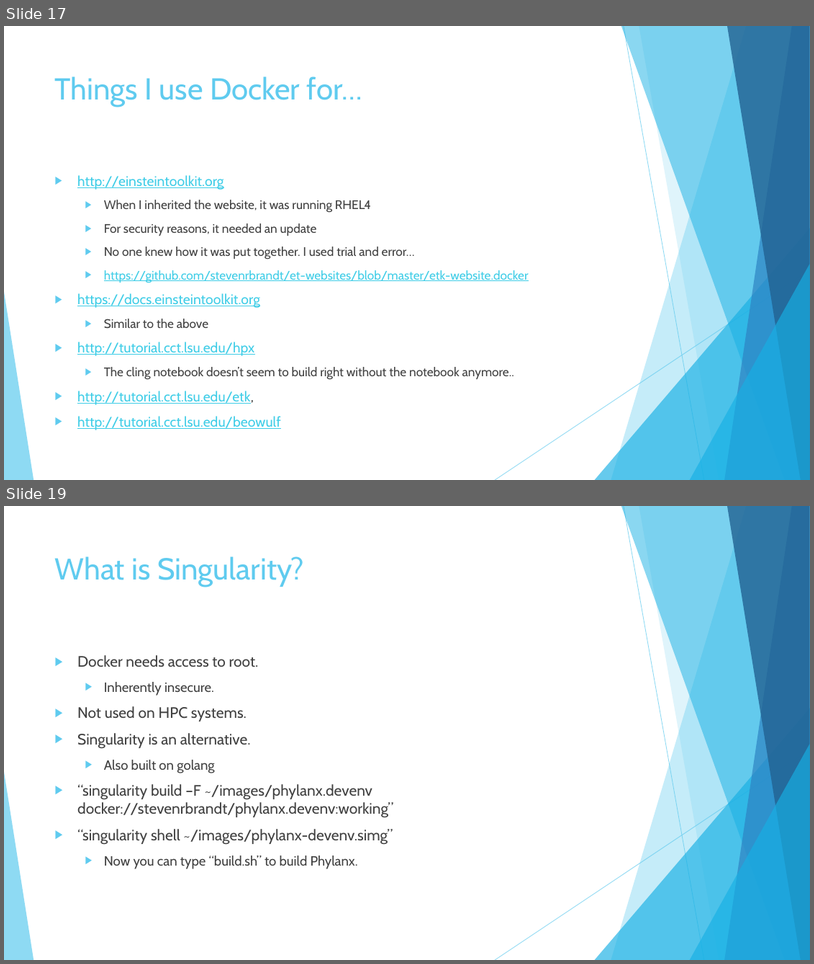
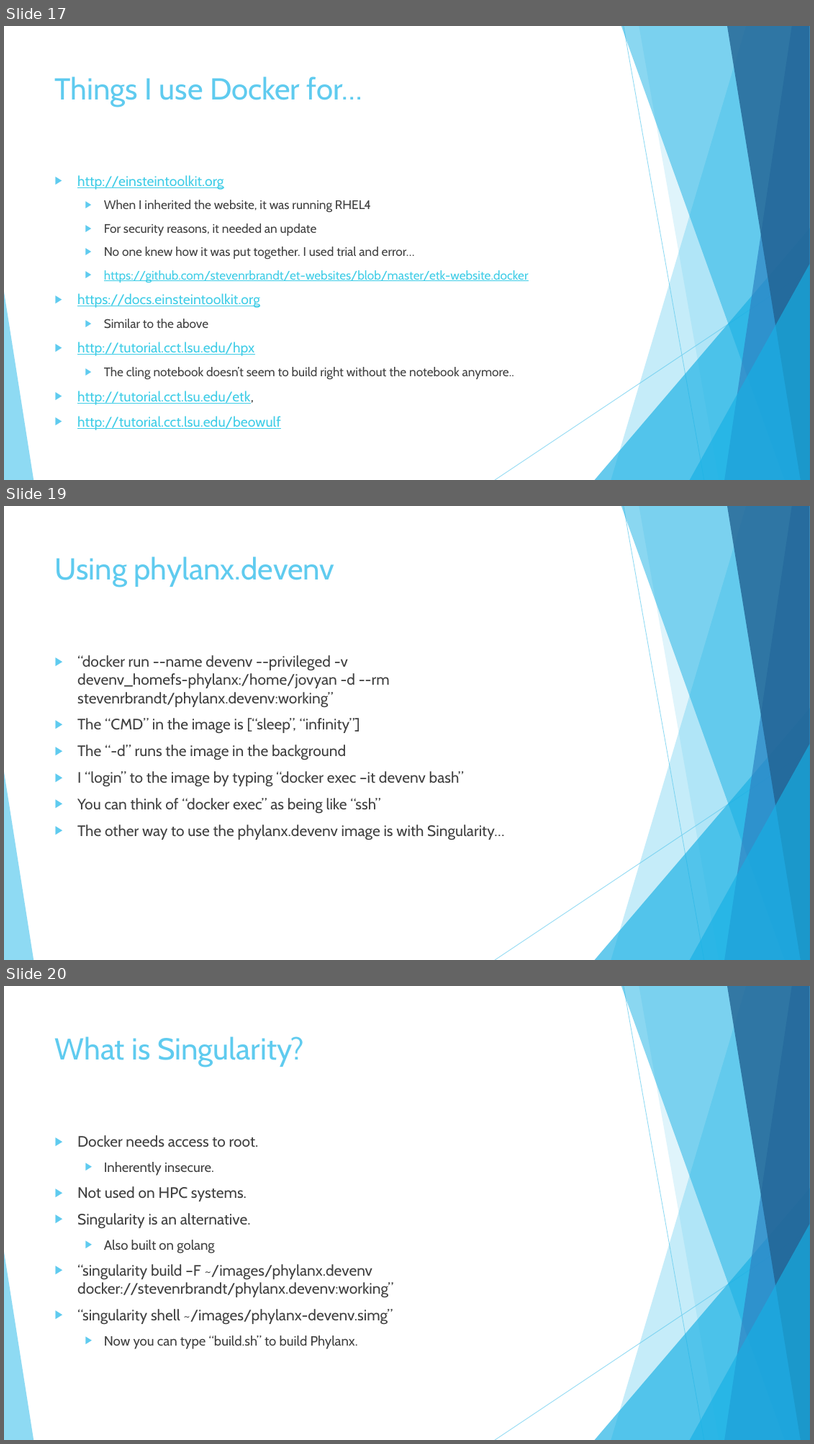
Before and after one commit to kmoham6/containertalk, a slide deck: TheContainerTalk.pptx. Shown one above the other, each under a label of ours: slides 17 and 19 before the commit, slides 17, 19 and 20 after it; the slides between them are not shown. The pictures are 814x964 and 814x1444 pixels, drawn with LibreOffice and Linux fonts; fonts in the diff are those of the drawing. Boxes give left, top, right and bottom in pixels: in the first picture for what was removed or moved away, otherwise in the second. Text is boxed around its words. In the diff, an @@ line names an element or a change of style, - is before the commit and + after.

```diff
--- a/TheContainerTalk.pptx
+++ b/TheContainerTalk.pptx
@@ slide 19 added at [4,506,810,960], background #FFFFFF; not listed: 10 template elements that a slide beside it also shows @@
@@ title added at [55,556,335,587], 36 pt, text #5FCBEF @@
+Using phylanx.devenv
@@ text added at [77,655,504,839], 18 pt, text #404040 @@
+▶ “docker run --name devenv --privileged -v devenv_homefs-phylanx:/home/jovyan -d --rm stevenrbrandt/phylanx.devenv:working”
+▶ The “CMD” in the image is [“sleep”, “infinity”]
+▶ The “-d” runs the image in the background
+▶ I “login” to the image by typing “docker exec –it devenv bash”
+▶ You can think of “docker exec” as being like “ssh”
+▶ The other way to use the phylanx.devenv image is with Singularity…
@@ what was slide 19 is now slide 20 @@
```
Also in this commit, not shown: 1 slide changed.
